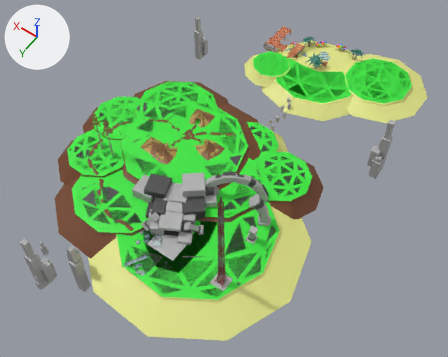
A saved change to the glTF model addons/Cubiix_Assets/Mods/TTSAsset/Assets/Mesh/Maps/HexstariaV2.gltf.
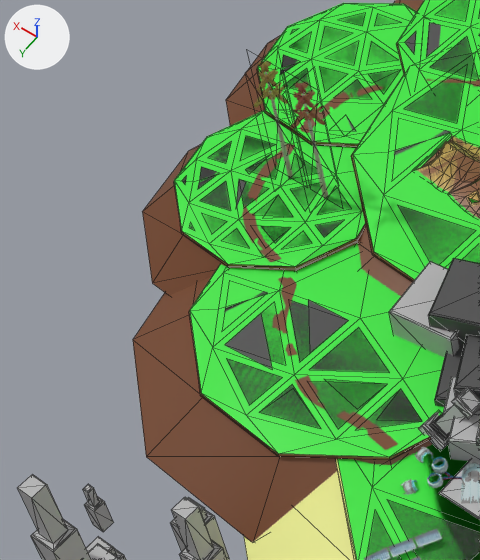
The first picture shows the older version from a 50 mm camera at (-389.0, 862.0, 828.0) aimed at (-13.0, 335.0, 0.0). The close-ups show both versions on the part from 3% to 36% of the width and 27% to 74% of the height of that picture. Lighting does not change. The marker at upper left points along +X, +Y and +Z. The close-ups show mesh edges as thin lines. Where no turn or scale is listed for an object, it has been applied to the vertices. Vertices at the same position are counted once.

Names of what the first close-up shows: 'Big_Dirt', 'Big_Grass', 'Big_Sand', 'Grass_Layer_2', 'Hill', 'Hut_2', 'Path', 'Pillar_3', 'Portal', 'Tall_Tree_A', 'Tall_Tree_B', 'Tall_Tree_Placement'.
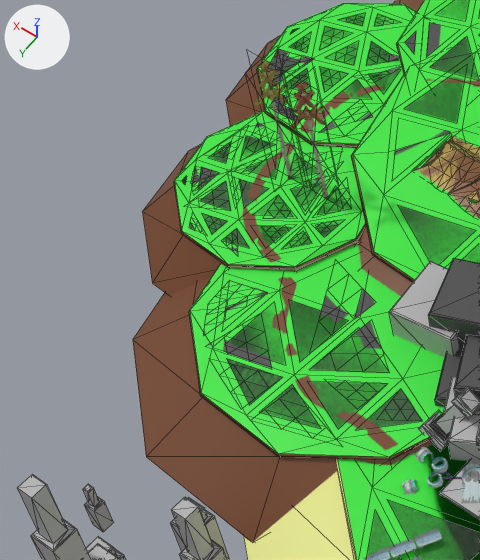
Changed parts and their boxes (x1, y1, x2, y2) in the close-ups (480 x 560 px):
'Tall_Tree_Placement', reshaped: before (182, 117, 421, 428); after (191, 49, 402, 443)
part 1 of me_circle_001, rebuilt: before (347, 117, 356, 131); after (320, 113, 372, 132)
part 2 of me_circle_001, rebuilt (not visible afterwards): before (208, 142, 231, 163)
part 3 of me_circle_001, added: after (267, 49, 314, 88)
part 4 of me_circle_001, built on: before (182, 136, 390, 426); after (191, 54, 402, 443)

The change, as a diff of the scene's bpy script:
```diff
--- a/addons/Cubiix_Assets/Mods/TTSAsset/Assets/Mesh/Maps/HexstariaV2.gltf.py
+++ b/addons/Cubiix_Assets/Mods/TTSAsset/Assets/Mesh/Maps/HexstariaV2.gltf.py
@@ me_circle_001 @@
 # used by ob_tall_tree_placement; location = (0.0, 372.8, -2.6)
-me_circle_001.from_pydata(...)  # 115 vertices, 41 faces; spans x 41.0..267.0, y -84.0..154.0, z 4.0..11.0
+me_circle_001.from_pydata(...)  # 406 vertices, 387 faces; spans x 41.0..267.0, y -84.0..160.0, z 4.0..12.0
+# me_circle_001 part 1: the loose piece of 3 vertices spanning x 187.0..200.0, y -13.0..0.0, z 10.0..11.0 is rebuilt with 10 vertices and now spans x 186.0..204.0, y -26.0..4.0, z 9.0..11.0
+# me_circle_001 part 2: the loose piece of 3 vertices spanning x 229.0..239.0, y 36.0..52.0, z 9.0 is rebuilt with 10 vertices and now spans x 228.0..243.0, y 22.0..51.0, z 9.0
+# me_circle_001 part 3: a new loose piece of 16 vertices spanning x 243.0..264.0, y -35.0..-4.0, z 9.0..11.0, in mat_material_006 (dark grey #4a4a4a)
+# me_circle_001 part 4: 1 vertex moved within x 216.0, y 53.0, z 9.0; 36 vertices removed from x 78.0..258.0, y -61.0..154.0, z 4.0..10.0; 297 vertices added at x 47.0..266.0, y -83.0..160.0, z 4.0..12.0
 me_circle_001.materials.append(mat_material_006)
```
